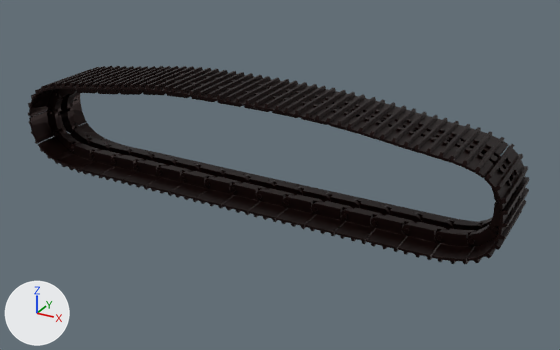
The Blender file my_original/PC120_track.blend: old version first, new version second.
The view is the same before and after, from a 50 mm lens placed at (2.86, -4.73, 2.63), pointed at (0.24, 0.04, 0.25). Arrows for +X, +Y and +Z are at lower left; the lights stay in place.

The first picture shows 'TrackLeft'.
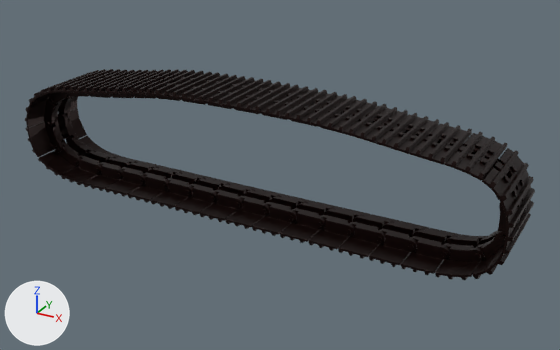
ob_trackcircle is not drawn itself; it is used by a modifier of ob_trackleft.

Where the change shows, as pixel boxes [x1, y1, x2, y2] in the pictures (560 x 350 px):
'TrackLeft', reshaped, moved, turned
    before: [28, 66, 529, 264]
    after: [25, 69, 535, 280]

What changed in the scene script:
```text
Change cu_beziercircle_004:
    where _sp = cu_beziercircle_004.splines.new('BEZIER'); _sp.bezier_points.add(7)
    remove _sp.bezier_points.foreach_set('co', [-3.718, 0.648, 0.0, -2.504, 1.32, 0.0, -0.213, 1.494, 0.0, 2.428, 1.303, 0.0, 3.301, 0.648, 0.0, 2.271, 0.0619, 0.0, -0.224, 0.0528, 0.0, -2.251, 0.0547, 0.0])
    remove _sp.bezier_points.foreach_set('handle_left', [-3.721, -0.0431, 0.0, -3.023, 1.252, 0.0, -1.685, 1.493, 0.0, 1.533, 1.4, 0.0, 3.298, 1.193, 0.0, 2.829, 0.0626, 0.0, 0.75, 0.0541, 0.0, -1.073, 0.0542, 0.0])
    remove _sp.bezier_points.foreach_set('handle_right', [-3.715, 1.276, 0.0, -1.615, 1.436, 0.0, 1.274, 1.495, 0.0, 2.95, 1.246, 0.0, 3.304, 0.0778, 0.0, 0.846, 0.0601, 0.0, -1.016, 0.0517, 0.0, -2.948, 0.0549, 0.0])
    remove for _p, _l, _r in zip(_sp.bezier_points, ['ALIGNED', 'ALIGNED', 'ALIGNED', 'ALIGNED', 'ALIGNED', 'ALIGNED', 'AUTO', 'ALIGNED'], ['ALIGNED', 'ALIGNED', 'ALIGNED', 'ALIGNED', 'ALIGNED', 'ALIGNED', 'AUTO', 'ALIGNED']): _p.handle_left_type = _l; _p.handle_right_type = _r
    add _sp.bezier_points.foreach_set('co', [-2.036, 0.00169, 0.00131, -0.0089, -0.000188, 0.00131, 2.486, 0.00895, 0.00131, 3.517, 0.595, 0.00131, 2.643, 1.25, 0.00131, 0.00232, 1.441, 0.00131, -2.289, 1.267, 0.00131, -3.502, 0.595, 0.00131])
    add _sp.bezier_points.foreach_set('handle_left', [-2.732, 0.00193, 0.00131, -0.8, -0.00127, 0.00131, 1.062, 0.00709, 0.00131, 3.52, 0.0248, 0.00131, 3.166, 1.193, 0.00131, 1.49, 1.442, 0.00131, -1.399, 1.383, 0.00131, -3.5, 1.223, 0.00131])
    add _sp.bezier_points.foreach_set('handle_right', [-0.857, 0.00127, 0.00131, 0.965, 0.00114, 0.00131, 3.044, 0.00967, 0.00131, 3.514, 1.14, 0.00131, 1.748, 1.347, 0.00131, -1.47, 1.44, 0.00131, -2.808, 1.199, 0.00131, -3.505, -0.0961, 0.00131])
    add for _p, _l, _r in zip(_sp.bezier_points, ['ALIGNED', 'AUTO', 'ALIGNED', 'ALIGNED', 'ALIGNED', 'ALIGNED', 'ALIGNED', 'ALIGNED'], ['ALIGNED', 'AUTO', 'ALIGNED', 'ALIGNED', 'ALIGNED', 'ALIGNED', 'ALIGNED', 'ALIGNED']): _p.handle_left_type = _l; _p.handle_right_type = _r
Change ob_trackcircle:
    ob_trackcircle.location: (0.122, -0.000736, 0.0436) -> (0.0, 0.0, 0.0)
Change ob_trackleft:
    ob_trackleft.rotation_euler: (4.712, 0.0, 0.0) -> (1.569, 0.0, 0.0)  # degrees (270, 0, 0) -> degrees (90, 0, 0)
```
